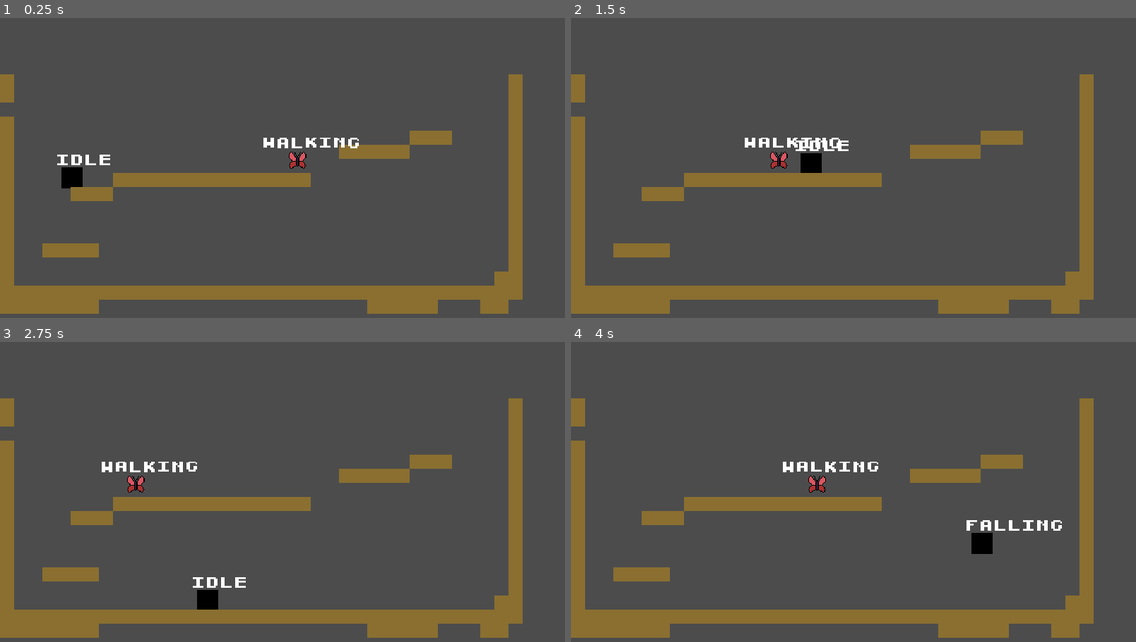
Above: before the commit, frames 1-4 (two rows, left to right).
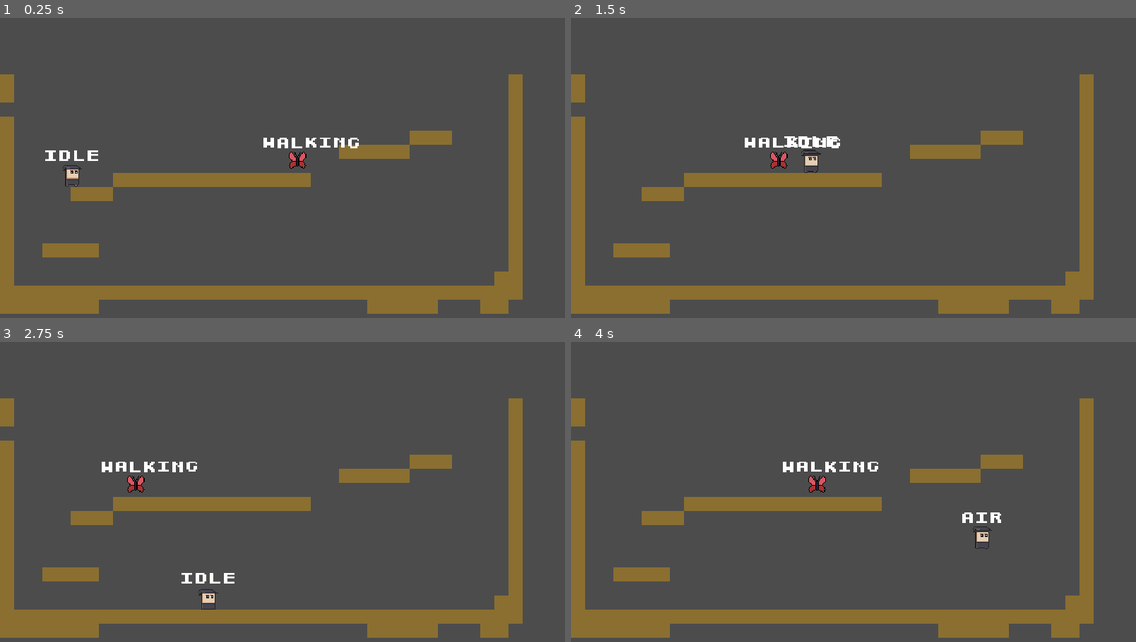
Above: after the commit, the same moments.

Repository: robbertstevens/game-off-2021
Game: Godot game, scene res://Root.tscn
The game is run twice, just before and just after one commit, with the same random seed, the same clock (stepped at 60 frames per second) and the same inputs.
Inputs:
- Up to frame 1 (0.25 s): no input
- Up to frame 2 (1.5 s): tap Enter (ui_accept) at 0.5, 0.77 s; hold Right (ui_right) from 0.53 s (still down)
- Up to frame 3 (2.75 s): tap Enter (ui_accept) at 1.52 s; release Right (ui_right) at 2.03 s; hold Left (ui_left) from 2.03 s (still down)
- Up to frame 4 (4 s): release Left (ui_left) at 2.78 s; hold Right (ui_right) from 2.78 s (still down); tap Enter (ui_accept) at 3.02, 3.77 s

The runs differ from the first frame. In frame 1, 0.5% of the frame differs, in the area x 8-20%, y 44-57%; in frame 2, 0.5%; in frame 3, 0.5%; in frame 4, 0.7%, in the area x 69-87%, y 56-71%.

Commit message:
tried to make movement more responsive

Diff:
--- a/Enemies/Butterfly/ButterflyStateMachine.gd
+++ b/Enemies/Butterfly/ButterflyStateMachine.gd
@@ -1,6 +1,6 @@
 extends StateMachine
 
-enum State { Idle, Walking }
+enum State { Walking, Idle }
 
 
 func _do_idle_state(delta: float) -> void:
--- a/Levels/LevelOne.tscn
+++ b/Levels/LevelOne.tscn
@@ -10,7 +10,6 @@
 
 [node name="Witch" parent="." instance=ExtResource( 2 )]
 position = Vector2( 82, 9 )
-collision_layer = 0
 move_speed = 200
 
 [node name="TileMap" type="TileMap" parent="."]
--- a/Witch/Witch.gd
+++ b/Witch/Witch.gd
@@ -7,33 +7,35 @@
 onready var fsm := $SimpleStateMachine
 
 var velocity := Vector2(0, 500)
+var direction := Vector2.ZERO
 
-var last_frame_is_on_floor := is_on_floor()
+var last_frame_is_on_floor := false
 
 func _ready() -> void:
+	last_frame_is_on_floor = is_on_floor()
 	fsm.change_state(fsm.State.Idle)
 
 func _physics_process(delta: float) -> void:
 	fsm.physics_process(delta)
 
-	last_frame_is_on_floor = is_on_floor()
-
-	velocity = move_and_slide(velocity, Vector2.UP)
+	$StateLabel.text = fsm.get_current_state_label()
 
 	if !is_on_floor() && last_frame_is_on_floor:
 		$CoyoteTimer.start()
 
-	if !is_on_floor():
-		fsm.change_state(fsm.State.Falling)
+	if _is_floored() && !$JumpBufferTimer.is_stopped():
+		$JumpBufferTimer.stop()
+		fsm.change_state(fsm.State.Air)
 
-	if is_on_floor() && !$JumpBufferTimer.is_stopped():
-		$JumpBufferTimer.stop()
-		fsm.change_state(fsm.State.Jumping)
+	apply_movement(move_speed)
+	apply_gravity(delta)
+	apply_velocity()
 
-	$StateLabel.text = fsm.get_current_state_label()
+	last_frame_is_on_floor = is_on_floor()
+
 
 func _input(event: InputEvent) -> void:
-	if _is_move_input(event) || fsm.is_state(fsm.State.Walking):
+	if _is_move_input(event) && _is_floored():
 		fsm.change_state(fsm.State.Walking)
 
 	if event.is_action_pressed("ui_accept") && _is_floored():
@@ -49,3 +51,23 @@
 
 func _is_floored() -> bool:
 	return is_on_floor() || !$CoyoteTimer.is_stopped()
+
+
+func apply_movement(speed) -> void:
+	direction = get_move_direction()
+	velocity.x = direction.x * speed
+
+
+func apply_gravity(delta: float) -> void:
+	velocity.y = velocity.y + gravity * delta
+
+
+func apply_velocity() -> void:
+	velocity = move_and_slide(velocity, Vector2.UP)
+
+
+func get_move_direction() -> Vector2:
+	return Vector2(
+		Input.get_action_strength("ui_right") - Input.get_action_strength("ui_left"),
+		0
+	)
--- a/Witch/Witch.tscn
+++ b/Witch/Witch.tscn
@@ -6,14 +6,70 @@
 [ext_resource path="res://GUI/theme.tres" type="Theme" id=4]
 
 [sub_resource type="RectangleShape2D" id=1]
+extents = Vector2( 8, 10 )
+
+[sub_resource type="Animation" id=2]
+resource_name = "Idle"
+loop = true
+step = 0.25
+tracks/0/type = "value"
+tracks/0/path = NodePath("Sprite:frame")
+tracks/0/interp = 1
+tracks/0/loop_wrap = true
+tracks/0/imported = false
+tracks/0/enabled = true
+tracks/0/keys = {
+"times": PoolRealArray( 0, 0.25, 0.5, 0.75 ),
+"transitions": PoolRealArray( 1, 1, 1, 1 ),
+"update": 1,
+"values": [ 4, 5, 6, 7 ]
+}
+
+[sub_resource type="Animation" id=3]
+length = 0.001
+tracks/0/type = "value"
+tracks/0/path = NodePath("Sprite:frame")
+tracks/0/interp = 1
+tracks/0/loop_wrap = true
+tracks/0/imported = false
+tracks/0/enabled = true
+tracks/0/keys = {
+"times": PoolRealArray( 0 ),
+"transitions": PoolRealArray( 1 ),
+"update": 0,
+"values": [ 4 ]
+}
+
+[sub_resource type="Animation" id=4]
+resource_name = "Walking"
+loop = true
+step = 0.25
+tracks/0/type = "value"
+tracks/0/path = NodePath("Sprite:frame")
+tracks/0/interp = 1
+tracks/0/loop_wrap = true
+tracks/0/imported = false
+tracks/0/enabled = true
+tracks/0/keys = {
+"times": PoolRealArray( 0, 0.25, 0.5, 0.75 ),
+"transitions": PoolRealArray( 1, 1, 1, 1 ),
+"update": 1,
+"values": [ 0, 0, 1, 2 ]
+}
 
 [node name="Witch" type="KinematicBody2D"]
+collision_layer = 0
 script = ExtResource( 2 )
+jump_strength = 550
 
 [node name="Sprite" type="Sprite" parent="."]
+position = Vector2( 0, -16 )
 texture = ExtResource( 1 )
+hframes = 8
+frame = 4
 
 [node name="CollisionShape2D" type="CollisionShape2D" parent="."]
+position = Vector2( 0, -10 )
 shape = SubResource( 1 )
 
 [node name="SimpleStateMachine" type="Node" parent="."]
@@ -24,18 +80,24 @@
 one_shot = true
 
 [node name="JumpBufferTimer" type="Timer" parent="."]
-wait_time = 0.1
+wait_time = 0.15
 one_shot = true
 
 [node name="StateLabel" type="Label" parent="."]
-margin_left = -19.0
-margin_top = -28.0
-margin_right = 21.0
-margin_bottom = -14.0
+margin_left = -40.0
+margin_top = -43.0
+margin_right = 40.0
+margin_bottom = -27.0
 theme = ExtResource( 4 )
 text = "state"
 align = 1
+valign = 1
 uppercase = true
 __meta__ = {
 "_edit_use_anchors_": false
 }
+
+[node name="AnimationPlayer" type="AnimationPlayer" parent="."]
+anims/Idle = SubResource( 2 )
+anims/RESET = SubResource( 3 )
+anims/Walking = SubResource( 4 )
--- a/Witch/WitchStateMachine.gd
+++ b/Witch/WitchStateMachine.gd
@@ -1,46 +1,34 @@
 extends StateMachine
 
 enum State {
-	Idle, Walking, Jumping, Falling
+	Idle, Walking, Jumping, Air
 }
+
+onready var animation_player: AnimationPlayer = owner.get_node("AnimationPlayer")
+
+func physics_process(delta: float) -> void:
+	.physics_process(delta)
+#	print(get_current_state_label())
 
 
 func _do_idle_state(delta: float) -> void:
+	animation_player.play("Idle")
 	owner.velocity.y = owner.velocity.y + owner.gravity * delta
 
 
 func _do_walking_state(delta: float) -> void:
-	var direction := Vector2.ZERO
-
-	if Input.is_action_pressed("ui_right"):
-		direction.x  = 1
-	if Input.is_action_pressed("ui_left"):
-		direction.x = -1
-
-	if direction.length() <= 0:
+	if owner.direction.length() == 0:
 		change_state(State.Idle)
-
-	owner.velocity.x = direction.x * owner.move_speed
-
+		return
+	animation_player.play("Walking")
 
 
 func _do_jumping_state(_delta: float) -> void:
 	owner.velocity.y = -owner.jump_strength
-
-	change_state(State.Falling)
+	change_state(State.Air)
 
 
-func _do_falling_state(delta: float) -> void:
-	var direction := Vector2.ZERO
-
-	if Input.is_action_pressed("ui_right"):
-		direction.x  = 1
-	if Input.is_action_pressed("ui_left"):
-		direction.x = -1
-
-	owner.velocity.x = direction.x * owner.move_speed
-	owner.velocity.y = owner.velocity.y + owner.gravity * delta
-
+func _do_air_state(delta: float) -> void:
 	if owner.is_on_floor():
 		change_state(State.Idle)
 
Binary file changed: Source/Witch.aseprite
Binary file changed: Witch/Witch.png
Not shown: 1 places in Witch/Witch.tscn that only renumber resources
